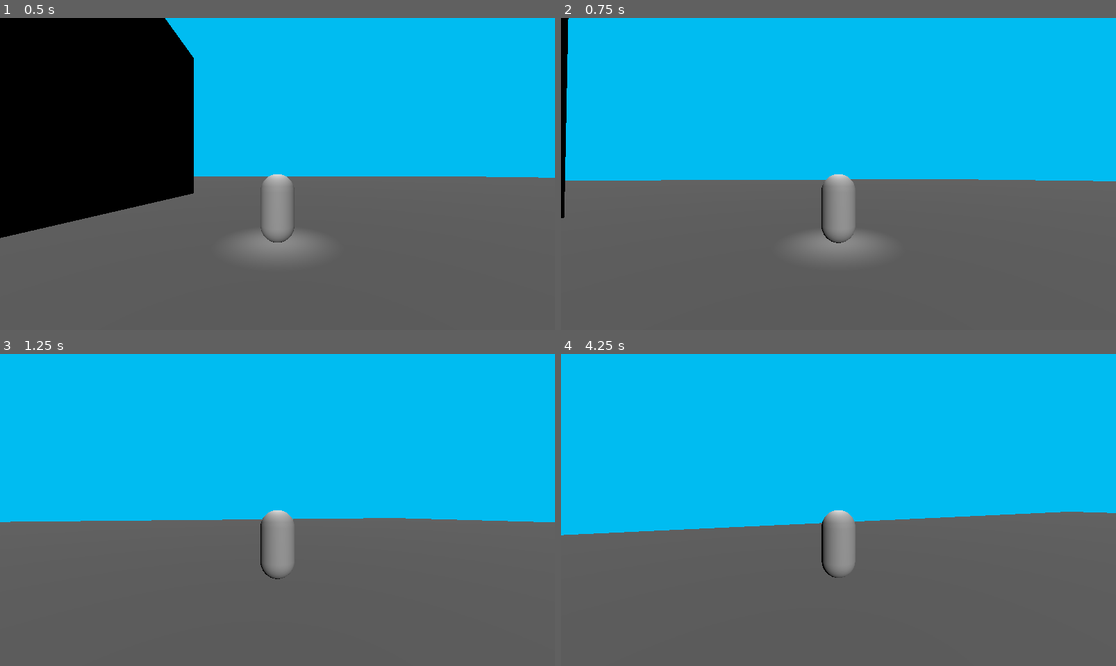
Above: before the commit, frames 1-4 (two rows, left to right).
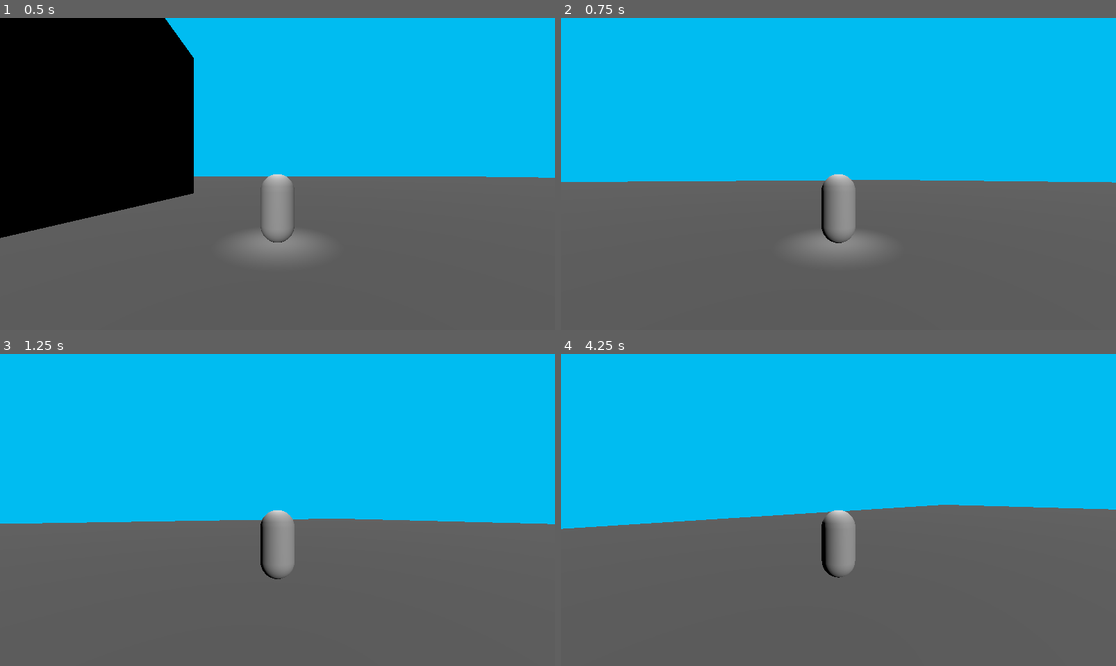
Above: after the commit, the same moments.

Repository: jackmenty/2025-Game
Game: Godot game, scene res://Scenes/Test_level.tscn
Two runs of this game, one before a commit and one after it. Both use one fixed random seed, a clock stepped at 60 frames per second and the inputs below.
Inputs (mouse positions are in pixels of both pictures, inside the frame that each line leads up to):
- Up to frame 1 (0.5 s): no input
- Up to frame 2 (0.75 s): move the mouse to (866, 174) at 0.52 s; hold W (move_forward) from 0.53 s (still down); hold Shift (sprint) from 0.53 s (still down)
- Up to frame 3 (1.25 s): keep holding W (move_forward); keep holding Shift (sprint); tap Space (jump) at 0.77 s
- Up to frame 4 (4.25 s): keep holding W (move_forward); move the mouse to (810, 510) at 1.27 s; release Shift (sprint) at 1.28 s; tap Shift (sprint) at 1.35, 2.85 s; tap Space (jump) at 1.52, 3.02, 3.5, 3.77 s; tap Enter at 2 s; move the mouse to (849, 503) at 2.02 s; hold Shift (sprint) 2.03-2.78 s; move the mouse to (832, 516) at 2.77 s; move the mouse to (877, 513) at 3.52 s; hold Shift (sprint) from 3.53 s (still down)

Frame 1 is identical in both runs. In frame 2, 1.1% of the frame differs, in the area x 0-100%, y 0-73%; in frame 3, 0.5%; in frame 4, 2.9%, in the area x 0-100%, y 48-72%.

Commit message:
done pause menu

Diff:
--- /dev/null
+++ b/Scenes/Menu.tscn
@@ -0,0 +1,76 @@
+[gd_scene load_steps=2 format=3 uid="uid://cgidimangjygo"]
+
+[ext_resource type="Theme" uid="uid://dvq37ujhe48d3" path="res://Theme/ui_template.tres" id="1_3kf3n"]
+
+[node name="Menu" type="Control"]
+layout_mode = 3
+anchors_preset = 15
+anchor_right = 1.0
+anchor_bottom = 1.0
+grow_horizontal = 2
+grow_vertical = 2
+theme = ExtResource("1_3kf3n")
+
+[node name="Panel" type="Panel" parent="."]
+layout_mode = 1
+anchors_preset = -1
+anchor_right = 1.0
+anchor_bottom = 1.0
+grow_horizontal = 2
+grow_vertical = 2
+metadata/_edit_use_anchors_ = true
+
+[node name="Continue" type="Button" parent="."]
+layout_mode = 1
+anchors_preset = -1
+anchor_left = 0.420833
+anchor_top = 0.318519
+anchor_right = 0.579167
+anchor_bottom = 0.414815
+offset_bottom = 3.05176e-05
+grow_horizontal = 2
+grow_vertical = 2
+theme_override_font_sizes/font_size = 17
+text = "CONTINUE"
+metadata/_edit_use_anchors_ = true
+
+[node name="Settings" type="Button" parent="."]
+layout_mode = 1
+anchors_preset = -1
+anchor_left = 0.420833
+anchor_top = 0.474074
+anchor_right = 0.579167
+anchor_bottom = 0.569444
+grow_horizontal = 2
+grow_vertical = 2
+theme_override_font_sizes/font_size = 17
+text = "SETTINGS"
+metadata/_edit_use_anchors_ = true
+
+[node name="Return" type="Button" parent="."]
+layout_mode = 1
+anchors_preset = -1
+anchor_left = 0.420833
+anchor_top = 0.62963
+anchor_right = 0.579167
+anchor_bottom = 0.725
+grow_horizontal = 2
+grow_vertical = 2
+theme_override_font_sizes/font_size = 17
+text = "RETURN TO SCREEN"
+metadata/_edit_use_anchors_ = true
+
+[node name="RichTextLabel" type="Label" parent="."]
+layout_mode = 1
+anchors_preset = -1
+anchor_left = 0.0958333
+anchor_top = 0.0666667
+anchor_right = 0.904167
+anchor_bottom = 0.22037
+offset_bottom = -30.0
+grow_horizontal = 2
+theme_override_font_sizes/font_size = 80
+text = "PAUSED"
+horizontal_alignment = 1
+vertical_alignment = 1
+metadata/_edit_use_anchors_ = true
--- a/Theme/ui_template.tres
+++ b/Theme/ui_template.tres
@@ -1,3 +1,45 @@
-[gd_resource type="Theme" format=3 uid="uid://dvq37ujhe48d3"]
+[gd_resource type="Theme" load_steps=5 format=3 uid="uid://dvq37ujhe48d3"]
+
+[sub_resource type="StyleBoxEmpty" id="StyleBoxEmpty_lnlkx"]
+
+[sub_resource type="StyleBoxFlat" id="StyleBoxFlat_3n4ss"]
+bg_color = Color(0.117505, 0.581763, 0.755351, 1)
+skew = Vector2(0.3, 0)
+border_width_left = 16
+border_width_top = 8
+border_width_right = 16
+border_width_bottom = 8
+border_color = Color(0.172802, 0.791356, 0.917025, 1)
+corner_radius_top_left = 5
+corner_radius_bottom_right = 5
+
+[sub_resource type="StyleBoxFlat" id="StyleBoxFlat_lnlkx"]
+bg_color = Color(0.0538284, 0.36922, 0.485743, 1)
+skew = Vector2(0.3, 0)
+border_width_left = 16
+border_width_top = 8
+border_width_right = 16
+border_width_bottom = 8
+border_color = Color(0.172802, 0.791356, 0.917025, 1)
+corner_radius_top_left = 5
+corner_radius_bottom_right = 5
+
+[sub_resource type="StyleBoxFlat" id="StyleBoxFlat_qheul"]
+bg_color = Color(0.448877, 0.811926, 0.965722, 1)
+skew = Vector2(0.3, 0)
+border_width_left = 16
+border_width_top = 8
+border_width_right = 16
+border_width_bottom = 8
+border_color = Color(0.82858, 0.962237, 0.998066, 1)
+corner_radius_top_left = 5
+corner_radius_bottom_right = 5
 
 [resource]
+Button/colors/font_color = Color(0.891086, 0.967099, 0.998834, 1)
+Button/colors/font_disabled_color = Color(0.317775, 0.612969, 0.843195, 0.5)
+Button/styles/focus = SubResource("StyleBoxEmpty_lnlkx")
+Button/styles/hover = SubResource("StyleBoxFlat_3n4ss")
+Button/styles/normal = SubResource("StyleBoxFlat_lnlkx")
+Button/styles/pressed = SubResource("StyleBoxFlat_qheul")
+CheckButton/styles/focus = null
--- a/project.godot
+++ b/project.godot
@@ -18,6 +18,11 @@
 [autoload]
 
 Player="*res://Scripts/Player.gd"
+
+[display]
+
+window/size/viewport_width=1920
+window/size/viewport_height=1080
 
 [input]
 
@@ -68,6 +73,7 @@
 
 [rendering]
 
+textures/canvas_textures/default_texture_filter=0
 lights_and_shadows/directional_shadow/soft_shadow_filter_quality=3
 anti_aliasing/quality/msaa_3d=1
 environment/defaults/default_clear_color=Color(1.15514e-06, 0.736442, 0.945687, 1)
